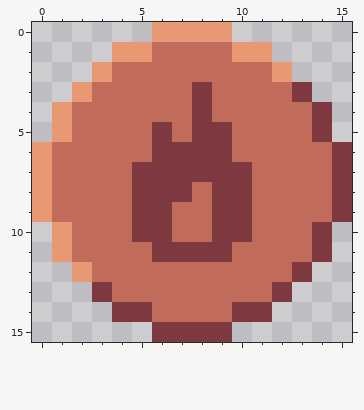
A pixel-art file gets an edit: docs/img/magic_flame.ase. The picture above is the old version.
16x16 pixels, 1 frame.
And afterwards:
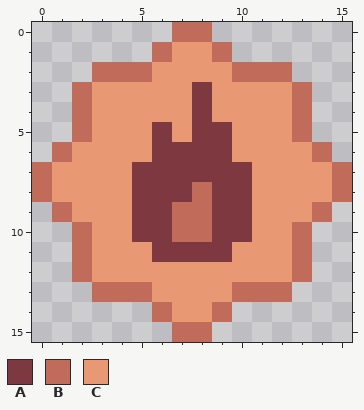
Palette (. is transparent): A #7d3840  B #c16c5b  C #e89973
Changes in this commit:
Changed rows in their new state; - is an unchanged pixel.
Layer "Layer 1":
first column x 0:
 0 ------.BB.------
 1 ----..-CC-..----
 2 ---B--CCCC--B---
 3 --BCCCCC-CCCCB--
 4 -.-CCCCC-CCCC-.-
 5 -.-CCC-C--CCC-.-
 6 .-CCCC----CCCC-.
 7 BCCCC------CCCCB
 8 BCCCC------CCCCB
 9 .-CCC------CCC-.
10 -.-CC------CC-.-
11 -.-CCC----CCC-.-
12 --BCCCCCCCCCCB--
13 ---B--CCCC--B---
14 ----..-CC-..----
15 ------.BB.------
Pixel boxes of the changes (left, top, right, bottom) in both pictures:
changed: (32, 22, 352, 342)
